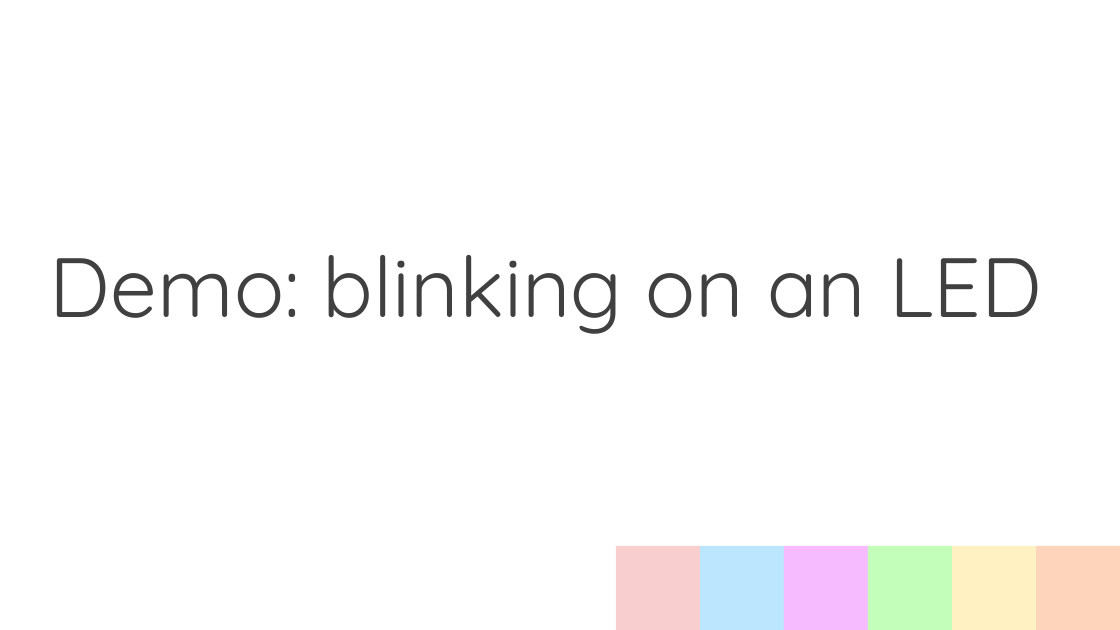
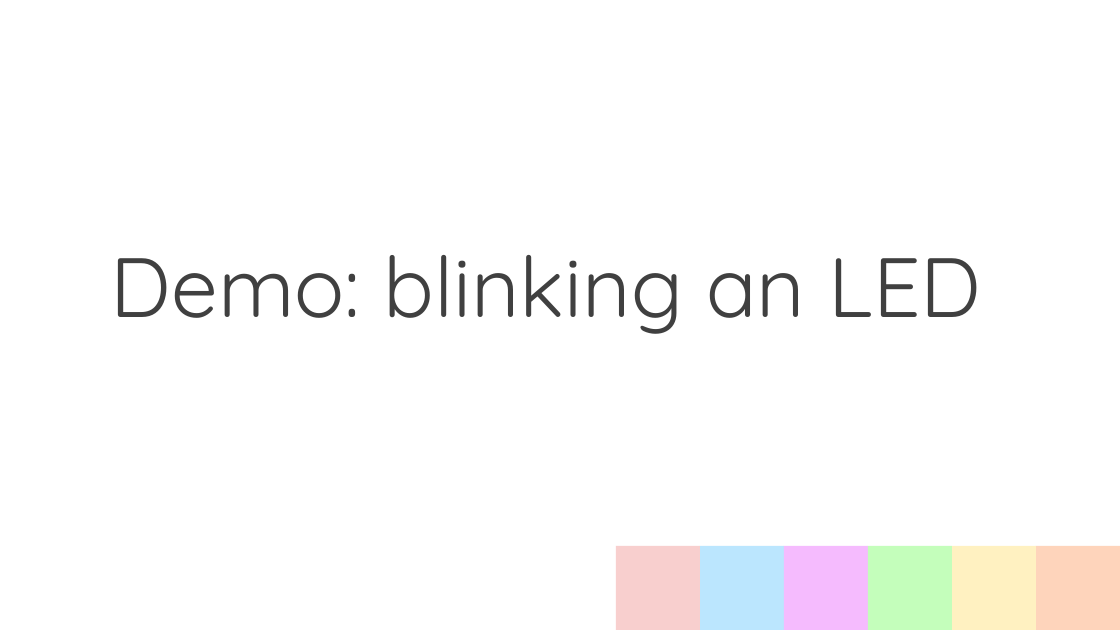
Before and after one commit to BMW-lab-MSU/game-controller-summer-camp, a slide deck: slide 32 of slides/programming-your-own-world-slides.odp (slide 26 before the commit). Drawn at 1120x630 pixels with LibreOffice and Linux fonts; fonts in the diff are those of the drawing. Boxes give left, top, right and bottom in pixels: in the first picture for what was removed or moved away, otherwise in the second. Text is boxed around its words. In the diff, an @@ line names an element or a change of style, - is before the commit and + after.

```diff
--- a/slides/programming-your-own-world-slides.odp
+++ b/slides/programming-your-own-world-slides.odp
@@ title at (111,255,981,334): text changed @@
-Demo: blinking on an LED
+Demo: blinking an LED
```
Also in this commit, not shown: 6 slides added.
